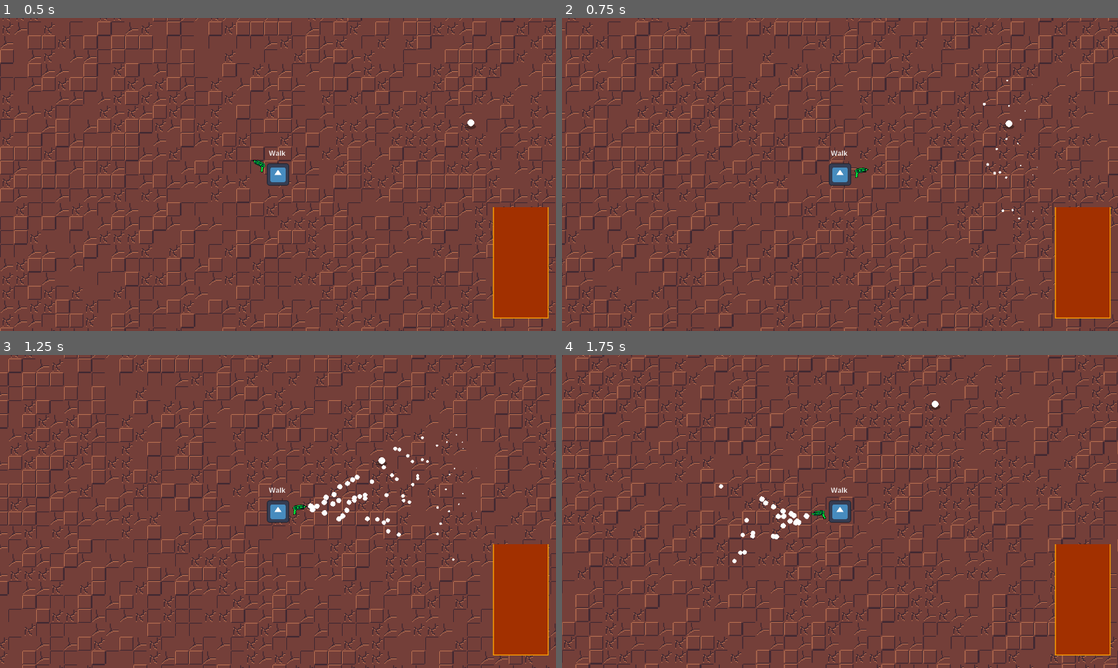
Above: before the commit, frames 1-4 (two rows, left to right).
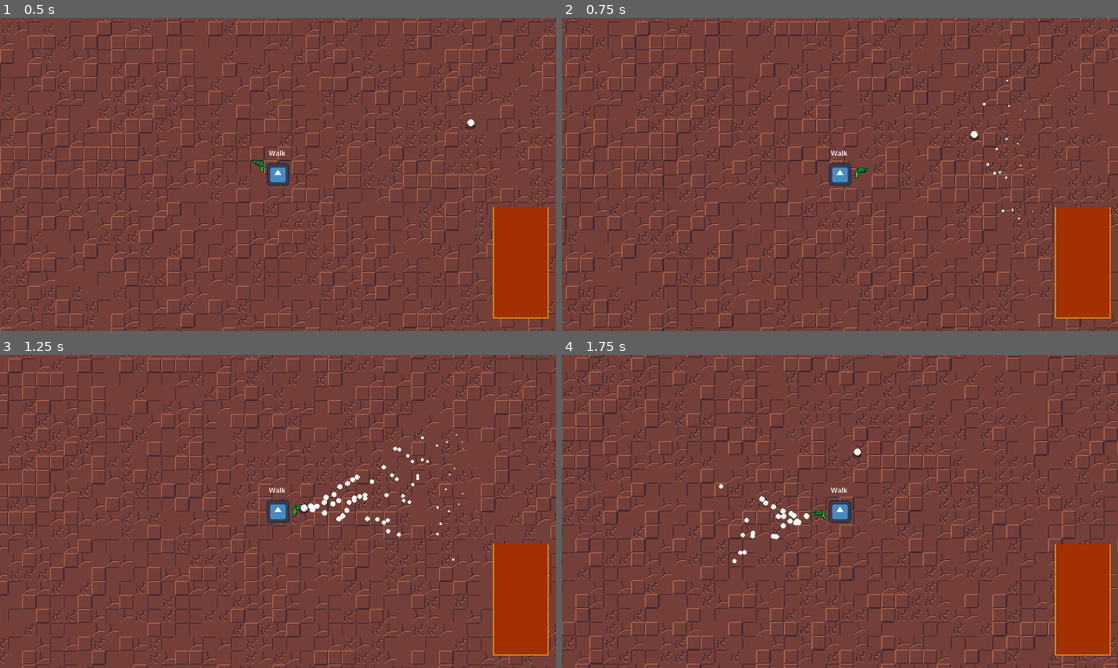
Above: after the commit, the same moments.

Repository: DinoStarBros/GWJ93Bounty
Game: Godot game, scene res://Screens/PrototypeScene/prototype_scene.tscn
Two runs of this game, one before a commit and one after it. Both use one fixed random seed, a clock stepped at 60 frames per second and the inputs below. The engine's default icon, where the game draws it, is replaced by a stand-in: a white triangle on a blue panel in a dark square.
Inputs (mouse positions are in pixels of both pictures, inside the frame that each line leads up to):
- Up to frame 1 (0.5 s): no input
- Up to frame 2 (0.75 s): tap Enter at 0.5 s; move the mouse to (962, 158) at 0.52 s; hold D (Right) from 0.53 s (still down); hold Right mouse button (Suck) from 0.53 s (still down)
- Up to frame 3 (1.25 s): keep holding D (Right); keep holding Right mouse button (Suck)
- Up to frame 4 (1.75 s): move the mouse to (728, 527) at 1.27 s; release D (Right) at 1.28 s; release Right mouse button (Suck) at 1.28 s; hold S (Down) from 1.28 s (still down); right-click (728, 527) at 1.35 s

Frame 1 is identical in both runs. In frame 2, less than 0.1% of the frame differs, in the area x 73-82%, y 32-40%; in frame 3, less than 0.1%; in frame 4, less than 0.1%, in the area x 52-68%, y 14-33%.

Commit message:
sucking items

Diff:
--- a/Entities/Player/player.gd
+++ b/Entities/Player/player.gd
@@ -1,6 +1,8 @@
 extends Entity
 class_name Player
 
+func _ready() -> void:
+	Global.player = self
 
 func _physics_process(delta: float) -> void:
 	move_and_slide()
--- a/Globals/Global.gd
+++ b/Globals/Global.gd
@@ -1,3 +1,6 @@
 extends Node
 
 var projectiles_parent : ProjectilesParent
+var player : Player
+var blunderbuss : Blunderbuss
+var blunderbuss_gun_tip : Marker2D
--- a/Scenes/Blunderbuss/blunderbuss.gd
+++ b/Scenes/Blunderbuss/blunderbuss.gd
@@ -4,19 +4,22 @@
 @onready var sprite: Sprite2D = %PeaGun
 @onready var suck_effect: SuckEffect = %SuckEffect
 @onready var vac_loop: AudioStreamPlayer = %vacLoop
+@onready var suck_collision: CollisionPolygon2D = %suckCollision
+@onready var gun_tip: Marker2D = %GunTip
 
 var vacloop_desire_pitch : float = 0.01
-var vacloop_desire_vol : float = -80
 var sucking : bool = false:
 	set(value):
 		if sucking == value: return
 		sucking = value
 		if sucking:
 			vacloop_desire_pitch = 5
-			vacloop_desire_vol = -10
 		else:
 			vacloop_desire_pitch = 0.01
-			vacloop_desire_vol = -80
+
+func _ready() -> void:
+	Global.blunderbuss = self
+	Global.blunderbuss_gun_tip = gun_tip
 
 func _input(event: InputEvent) -> void:
 	sucking = Input.is_action_pressed("Suck")
@@ -25,4 +28,4 @@
 	suck_effect.enable = sucking
 
 	vac_loop.pitch_scale = lerp(vac_loop.pitch_scale, vacloop_desire_pitch, 6.0 * delta)
-	#vac_loop.volume_db = lerp(vac_loop.volume_db, vacloop_desire_vol, 3.0 * delta)
+	suck_collision.disabled = !sucking
--- a/Scenes/Blunderbuss/blunderbuss.tscn
+++ b/Scenes/Blunderbuss/blunderbuss.tscn
@@ -40,6 +40,7 @@
 texture = ExtResource("2_ue752")
 
 [node name="GunTip" type="Marker2D" parent="." unique_id=1469827339]
+unique_name_in_owner = true
 position = Vector2(65, 0)
 
 [node name="SuckEffect" parent="GunTip" unique_id=52156417 instance=ExtResource("3_iba4p")]
@@ -49,7 +50,8 @@
 collision_layer = 16
 collision_mask = 16
 
-[node name="CollisionPolygon2D" type="CollisionPolygon2D" parent="GunTip/SuckArea" unique_id=1331607991]
+[node name="suckCollision" type="CollisionPolygon2D" parent="GunTip/SuckArea" unique_id=1331607991]
+unique_name_in_owner = true
 polygon = PackedVector2Array(-61.3, 0, 410, -200, 410, 200)
 
 [node name="SFX" type="Node" parent="." unique_id=1552657236]
--- a/SuckableItems/SuckableItem/suckable_item.gd
+++ b/SuckableItems/SuckableItem/suckable_item.gd
@@ -1,10 +1,35 @@
 extends Node2D
-## Parent class for suckable items
+## suckable items
 class_name SuckableItem
 
 @export var item_resource : SuckableItemResource
 
 @onready var sprite: Sprite2D = %Sprite
 
+var is_go_to_suck : bool = false
+var velocity : Vector2
+var dir_to_blunderbuss_gun_tip : Vector2
+
+const move_speed : float = 500
+
 func _ready() -> void:
 	sprite.texture = item_resource.texture
+	%SuckDetectArea.area_entered.connect(_suck_area_entered)
+	%SuckDetectArea.area_exited.connect(_suck_area_exited)
+
+func _suck_area_entered(area:Area2D) -> void:
+	is_go_to_suck = true
+
+func _suck_area_exited(area:Area2D) -> void:
+	is_go_to_suck = false
+
+func _physics_process(delta: float) -> void:
+	_move(delta)
+	dir_to_blunderbuss_gun_tip = global_position.direction_to(Global.blunderbuss_gun_tip.global_position)
+	if is_go_to_suck:
+		velocity = dir_to_blunderbuss_gun_tip * move_speed
+	else:
+		velocity = Vector2.ZERO
+
+func _move(delta: float) -> void:
+	global_position += delta * velocity
--- a/SuckableItems/SuckableItem/suckable_item.tscn
+++ b/SuckableItems/SuckableItem/suckable_item.tscn
@@ -42,6 +42,9 @@
 &"spriteLoop": SubResource("Animation_m0txf")
 }
 
+[sub_resource type="CircleShape2D" id="CircleShape2D_m0txf"]
+radius = 13.0
+
 [node name="SuckableItem" type="Node2D" unique_id=1053779839]
 z_index = 1
 script = ExtResource("1_ayb7p")
@@ -62,3 +65,11 @@
 [node name="loop" type="AnimationPlayer" parent="." unique_id=877943266]
 libraries/ = SubResource("AnimationLibrary_0kfd0")
 autoplay = &"spriteLoop"
+
+[node name="SuckDetectArea" type="Area2D" parent="." unique_id=383714104]
+unique_name_in_owner = true
+collision_layer = 16
+collision_mask = 16
+
+[node name="CollisionShape2D" type="CollisionShape2D" parent="SuckDetectArea" unique_id=2128603050]
+shape = SubResource("CircleShape2D_m0txf")
